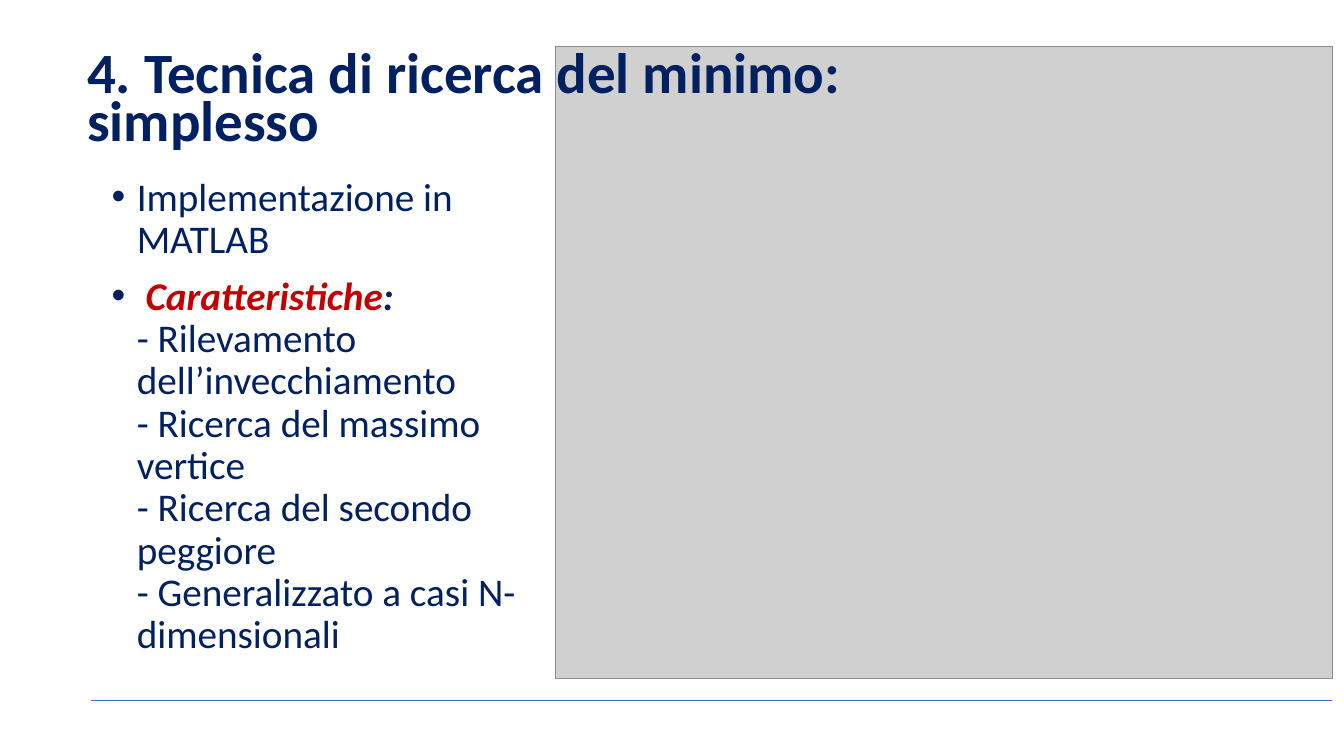
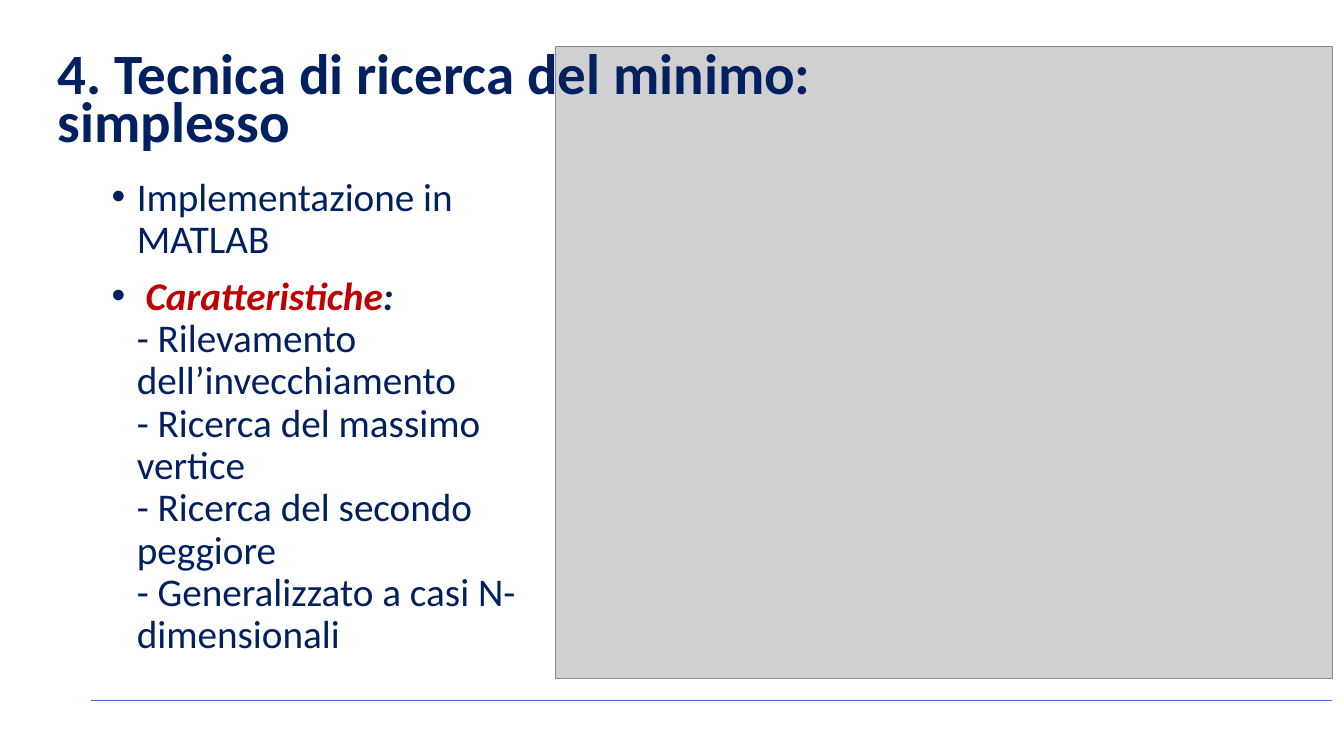
Before and after one commit to BernardoGiordano/NelderMeadMethod, a slide deck: slide 8 of writeup/Slides.pptx (slide 7 before the commit). Drawn at 1344x756 pixels with LibreOffice and Linux fonts; fonts in the diff are those of the drawing; grey boxes stand for pictures; background and template pictures are left out. Boxes give left, top, right and bottom in pixels: in the first picture for what was removed or moved away, otherwise in the second. Text is boxed around its words. In the diff, an @@ line names an element or a change of style, - is before the commit and + after.

```diff
--- a/writeup/Slides.pptx
+++ b/writeup/Slides.pptx
@@ text "4. Tecnica di ricerca del ...": place and size @@
-text "4. Tecnica di ricerca del ..." at [87,46,840,150]
+text "4. Tecnica di ricerca del ..." at [58,48,810,151]
```
Also in this commit, not shown: 5 other slides changed, 1 slide added.
